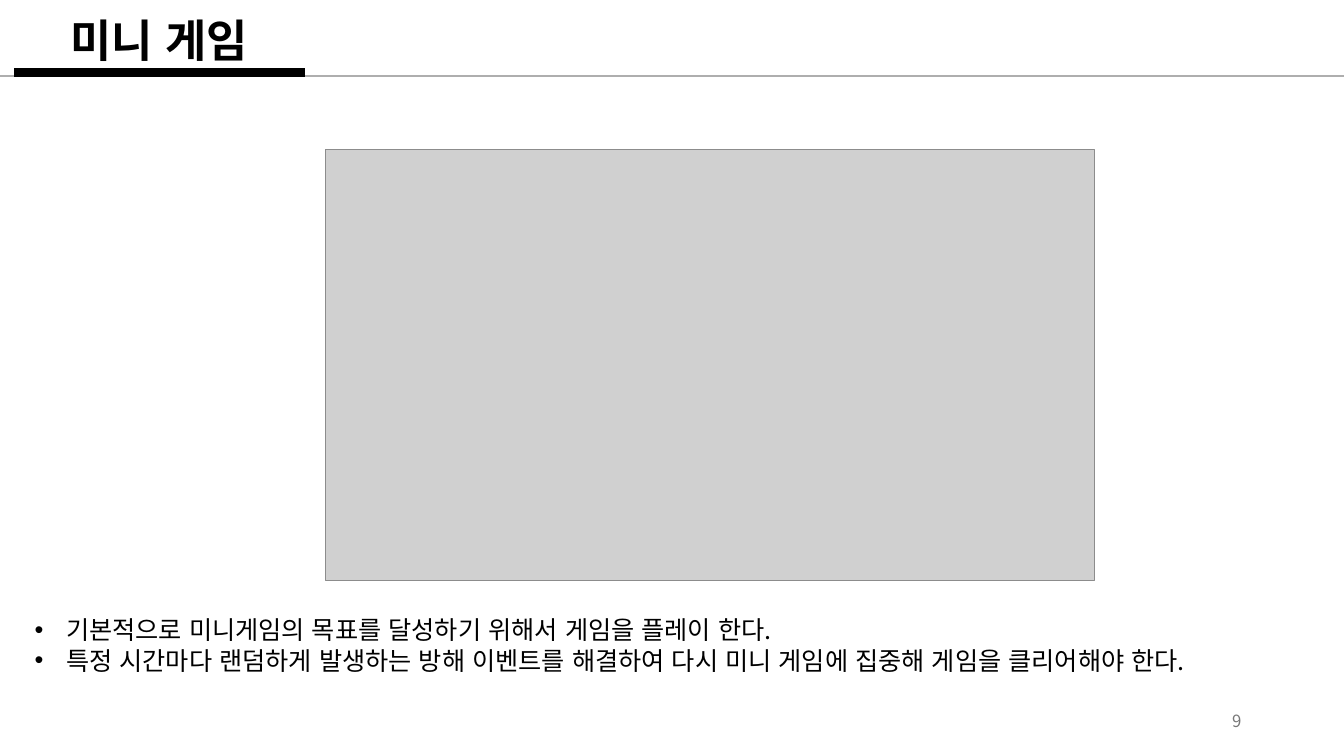
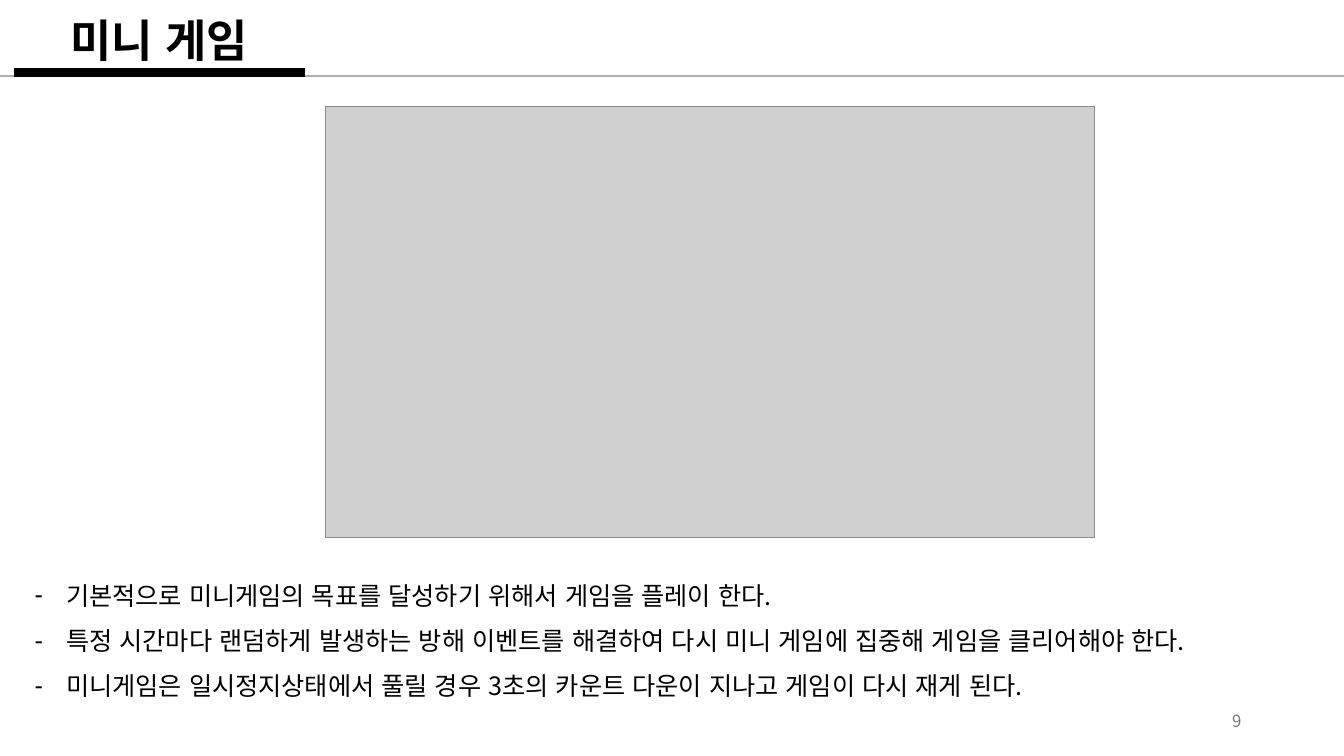
Before and after one commit to weariness00/Mandle_10Minute_Game, a slide deck: slide 9 of document/Please Leave me alone!.pptx. Drawn at 1344x756 pixels with LibreOffice and Linux fonts; fonts in the diff are those of the drawing; grey boxes stand for pictures. Boxes give left, top, right and bottom in pixels: in the first picture for what was removed or moved away, otherwise in the second. Text is boxed around its words. In the diff, an @@ line names an element or a change of style, - is before the commit and + after.

Commit message:
20250205_기획_update
- 은행업무이벤트 상세 기획

```diff
--- a/document/Please Leave me alone!.pptx
+++ b/document/Please Leave me alone!.pptx
@@ picture: place and size @@
-picture at (326, 149, 1094, 580)
+picture at (326, 107, 1094, 537)
@@ text "기본적으로 미니게임의 목표를 달성하기 위해서 ...": place and size @@
-text "기본적으로 미니게임의 목표를 달성하기 위해서 ..." at (66, 618, 1184, 672)
+text "기본적으로 미니게임의 목표를 달성하기 위해서 ..." at (66, 584, 1184, 697)
@@ text at (66, 584, 1184, 652): bullet • to -; line spacing 1 to 1.5 @@
@@ text at (66, 674, 1022, 697): paragraph added @@
+– 미니게임은 일시정지상태에서 풀릴 경우 3초의 카운트 다운이 지나고 게임이 다시 재게 된다.
```
Also in this commit, not shown: 1 other slide changed, 2 other files.
